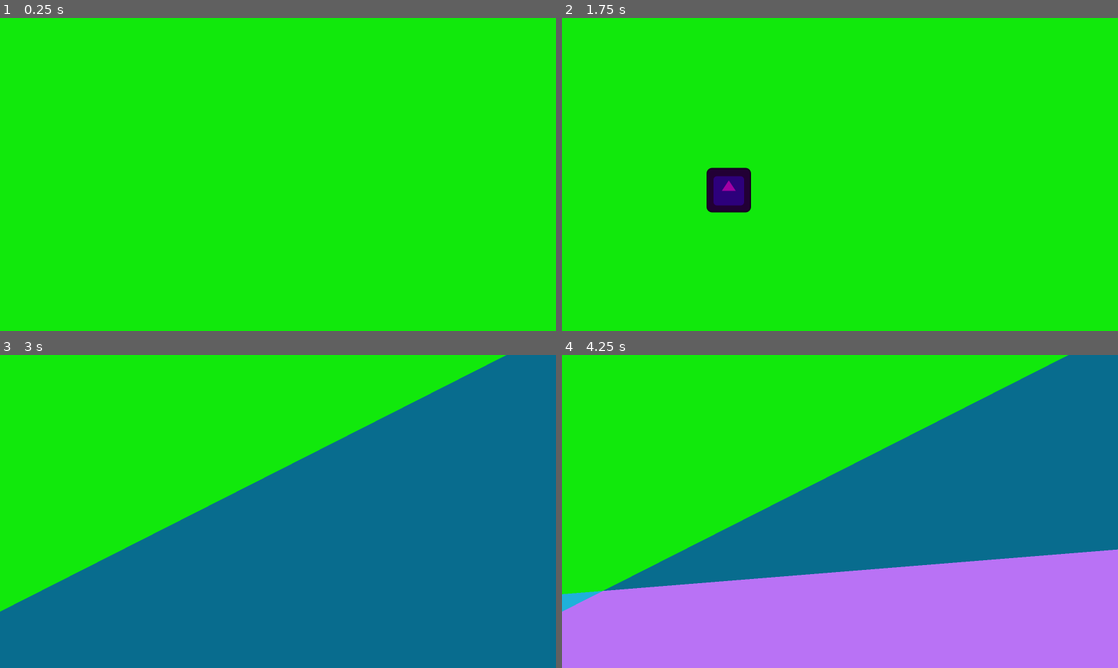
Above: before the commit, frames 1-4 (two rows, left to right).
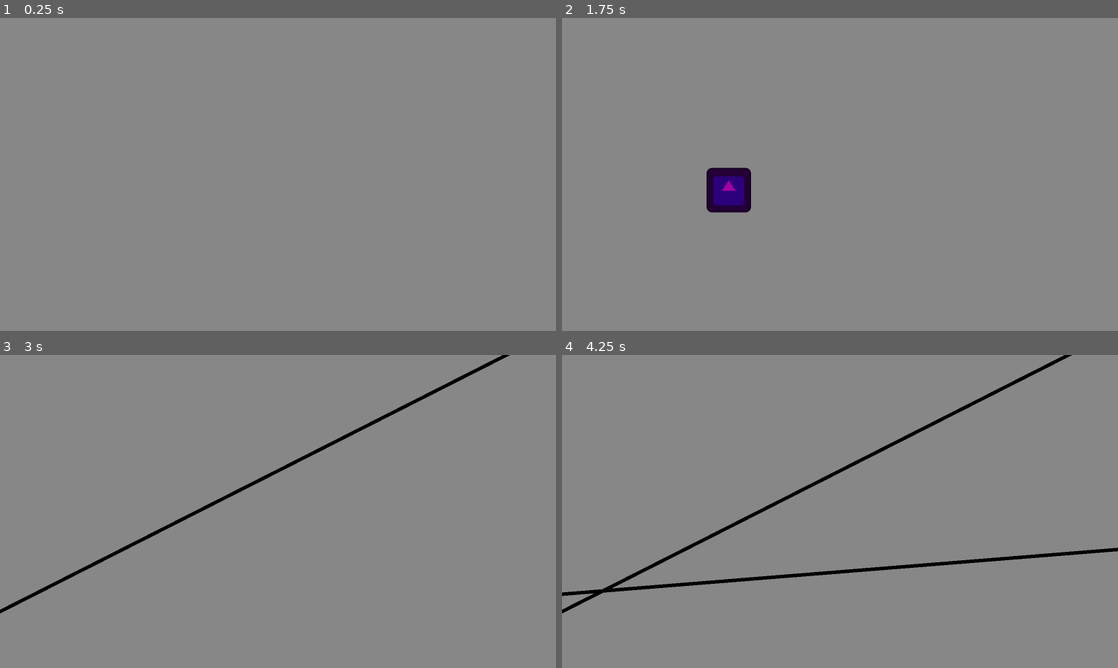
Above: after the commit, the same moments.

Repository: m-khadadeh/AberrationGame
Game: Godot game, scene res://00_Scenes/game_container.tscn
Two runs of this game, one before a commit and one after it. Both use one fixed random seed, a clock stepped at 60 frames per second and the inputs below. The engine's default icon, where the game draws it, is replaced by a stand-in: a white triangle on a blue panel in a dark square.
Inputs (mouse positions are in pixels of both pictures, inside the frame that each line leads up to):
- Up to frame 1 (0.25 s): no input
- Up to frame 2 (1.75 s): tap Enter at 0.5 s; move the mouse to (962, 158) at 0.52 s; press the mouse at (962, 158) at 0.53 s; right-click (962, 158) at 0.8 s; tap Space at 1.25 s; move the mouse to (728, 190) at 1.27 s; release the mouse at (728, 190) at 1.28 s; right-click (728, 190) at 1.35 s; click (728, 190) at 1.55 s
- Up to frame 3 (3 s): tap Enter at 2 s; move the mouse to (333, 442) at 2.02 s; press the mouse at (333, 442) at 2.03 s; right-click (333, 442) at 2.3 s; tap Space at 2.75 s; move the mouse to (250, 574) at 2.77 s; release the mouse at (250, 574) at 2.78 s; right-click (250, 574) at 2.85 s
- Up to frame 4 (4.25 s): click (812, 574) at 3.05 s; tap Enter at 3.5 s; move the mouse to (1006, 558) at 3.52 s; press the mouse at (1006, 558) at 3.53 s; right-click (1006, 558) at 3.8 s

The runs differ from the first frame. In frame 1, 100% of the frame differs, in the area x 0-100%, y 0-100%; in frame 2, 99%; in frame 3, 100%; in frame 4, 100%.

Commit message:
gutters and button hover logic

Diff:
--- a/00_Scenes/game_container.tscn
+++ b/00_Scenes/game_container.tscn
@@ -1,7 +1,12 @@
-[gd_scene load_steps=2 format=3 uid="uid://hk1b21854g0g"]
+[gd_scene load_steps=3 format=3 uid="uid://hk1b21854g0g"]
 
 [ext_resource type="Script" path="res://01_Scripts/game_container.gd" id="1_dmtw6"]
+[ext_resource type="PackedScene" uid="uid://lmvuxd3sugcn" path="res://00_Scenes/gutter_manager.tscn" id="2_x50wr"]
 
 [node name="GameContainer" type="Node2D"]
 script = ExtResource("1_dmtw6")
-split_padding = 7.0
+split_padding = 10.0
+
+[node name="GutterManager" parent="." instance=ExtResource("2_x50wr")]
+
+[node name="ButtonParent" type="Node2D" parent="."]
--- /dev/null
+++ b/00_Scenes/gutter_manager.tscn
@@ -0,0 +1,6 @@
+[gd_scene load_steps=2 format=3 uid="uid://lmvuxd3sugcn"]
+
+[ext_resource type="Script" path="res://01_Scripts/gutter_manager.gd" id="1_yt231"]
+
+[node name="GutterManager" type="Node2D"]
+script = ExtResource("1_yt231")
--- /dev/null
+++ b/00_Scenes/gutter_polygon.tscn
@@ -0,0 +1,14 @@
+[gd_scene load_steps=2 format=3 uid="uid://6fvcld2htr4g"]
+
+[ext_resource type="Script" path="res://01_Scripts/gutter_polygon.gd" id="1_dr0d8"]
+
+[node name="GutterPolygon" type="Polygon2D"]
+z_index = 1
+color = Color(0, 0, 0, 1)
+script = ExtResource("1_dr0d8")
+
+[node name="Area2D" type="Area2D" parent="."]
+collision_layer = 2
+
+[node name="CollisionPolygon2D" type="CollisionPolygon2D" parent="Area2D"]
+polygon = PackedVector2Array(0, 0, 0, 0, 0, 0, 0, 0)
--- /dev/null
+++ b/00_Scenes/splittable_button.tscn
@@ -0,0 +1,11 @@
+[gd_scene load_steps=3 format=3 uid="uid://8fgnngbkp6og"]
+
+[ext_resource type="Script" path="res://01_Scripts/splittable_button.gd" id="1_00cop"]
+[ext_resource type="PackedScene" uid="uid://bi2tij4ucel8j" path="res://00_Scenes/splittable_polygon.tscn" id="1_4nu50"]
+
+[node name="SplittableButton" type="Node2D"]
+script = ExtResource("1_00cop")
+regular_color = Color(0.533333, 0.533333, 0.533333, 1)
+hover_color = Color(0.882353, 0.882353, 0.882353, 1)
+
+[node name="SplittablePolygon" parent="." instance=ExtResource("1_4nu50")]
--- a/00_Scenes/splittable_polygon.tscn
+++ b/00_Scenes/splittable_polygon.tscn
@@ -10,6 +10,3 @@
 
 [node name="CollisionPolygon2D" type="CollisionPolygon2D" parent="Area2D"]
 polygon = PackedVector2Array(0, 0, 0, 0, 0, 0, 0, 0)
-
-[connection signal="mouse_entered" from="Area2D" to="." method="_on_area_2d_mouse_entered"]
-[connection signal="mouse_exited" from="Area2D" to="." method="_on_area_2d_mouse_exited"]
--- a/00_Scenes/splitter.tscn
+++ b/00_Scenes/splitter.tscn
@@ -4,6 +4,7 @@
 [ext_resource type="Texture2D" uid="uid://bcu7g1xggr0tn" path="res://icon.svg" id="2_64kgg"]
 
 [node name="Splitter" type="Node2D"]
+z_index = 3
 script = ExtResource("1_j11w1")
 height_padding = 50.0
 snap_range = 40.0
--- a/01_Scripts/game_container.gd
+++ b/01_Scripts/game_container.gd
@@ -1,9 +1,12 @@
 extends Node2D
 
-@onready var polygon_scene = preload(("res://00_Scenes/splittable_polygon.tscn"))
-@onready var splitter_scene = preload("res://00_Scenes/splitter.tscn")
+@onready var _button_scene : PackedScene = preload("res://00_Scenes/splittable_button.tscn")
+@onready var _splitter_scene : PackedScene = preload("res://00_Scenes/splitter.tscn")
 
-var _polygon_array : Array
+@onready var _gutter_parent : GutterManager = $GutterManager
+@onready var _button_parent : Node2D = $ButtonParent
+
+var _button_array : Array
 var _line_array : Array
 var _current_splitter : Splitter
 var _screen_corners : PackedVector2Array
@@ -16,6 +19,8 @@
 
 # Called when the node enters the scene tree for the first time.
 func _ready():
+	_button_array.clear()
+
 	_screen_corners.append(Vector2(0,0))
 	_screen_corners.append(Vector2(get_viewport_rect().size.x, 0))
 	_screen_corners.append(Vector2(get_viewport_rect().size.x, get_viewport_rect().size.y))
@@ -38,22 +43,23 @@
 	polygon_edge_dictionary[_screen_corners[2]] = starting_polygon_segments[2]
 	polygon_edge_dictionary[_screen_corners[3]] = starting_polygon_segments[3]
 
-	_polygon_array.append(_create_polygon(polygon_edge_dictionary))
+	_button_array.append(_create_button(polygon_edge_dictionary))
 
 	recalculate_points_of_intersection()
+	switch_state_to(GameState.SELECTING_BUTTONS)
 
 # Called every frame. 'delta' is the elapsed time since the previous frame.
 func _process(delta):
 	pass
 
-func _create_polygon(edge_dictionary : Dictionary) -> SplittablePolygon:
-	var new_polygon : SplittablePolygon
-	new_polygon = polygon_scene.instantiate()
-	add_child(new_polygon)
+func _create_button(edge_dictionary : Dictionary) -> SplittableButton:
+	var new_button : SplittableButton
+	new_button = _button_scene.instantiate()
+	add_child(new_button)
 
-	new_polygon.initialize(edge_dictionary)
+	new_button.initialize(edge_dictionary, _gutter_parent)
 
-	return new_polygon
+	return new_button
 
 func _input(event):
 	match current_state:
@@ -74,26 +80,39 @@
 			var line_data = _current_splitter.get_line_data()
 			_line_array.append(line_data)
 			recalculate_points_of_intersection()
-			var polygons_to_append : Array
-			for polygon in _polygon_array:
-				var new_polys = polygon.split_across_line(line_data)
-				if new_polys.size() != 1:
-					(polygon as SplittablePolygon).initialize(new_polys[0], false)
-					var new_poly : SplittablePolygon
-					new_poly = polygon_scene.instantiate()
-					add_child(new_poly)
-					new_poly.initialize(new_polys[1])
-					polygons_to_append.append(new_poly)
-			for polygon in polygons_to_append:
-				_polygon_array.append(polygon)
+			var buttons_to_append : Array
+			for button in _button_array:
+				var new_button_dicts = button.split_across_line(line_data)
+				if new_button_dicts.size() != 1:
+					button.initialize(new_button_dicts[0], _gutter_parent, false)
+					var new_button : SplittableButton
+					new_button = _button_scene.instantiate()
+					_button_parent.add_child(new_button)
+					new_button.initialize(new_button_dicts[1], _gutter_parent)
+					buttons_to_append.append(new_button)
+			for button in buttons_to_append:
+				_button_array.append(button)
+
+			var scaled_normal_vector = Vector2(line_data.direction_vector.y, -line_data.direction_vector.x).normalized() * split_padding / 2
+			var gutter_points : PackedVector2Array
+			gutter_points.append(line_data.drawing_endpoints[0] + scaled_normal_vector)
+			gutter_points.append(line_data.drawing_endpoints[0] - scaled_normal_vector)
+			gutter_points.append(line_data.drawing_endpoints[1] - scaled_normal_vector)
+			gutter_points.append(line_data.drawing_endpoints[1] + scaled_normal_vector)
+			_gutter_parent.add_gutter(gutter_points)
+
 			_current_splitter.queue_free()
 
 	# State enter logic
 	match new_state:
 		GameState.SELECTING_BUTTONS:
+			for button in _button_array:
+				button.on_enter_button_selection_game_state()
 			pass
 		GameState.SLICING:
-			var new_splitter = splitter_scene.instantiate()
+			for button in _button_array:
+				button.on_exit_button_selection_game_state()
+			var new_splitter = _splitter_scene.instantiate()
 			add_child(new_splitter)
 			new_splitter.initialize(_points_of_intersection)
 			_current_splitter = new_splitter
--- /dev/null
+++ b/01_Scripts/gutter_manager.gd
@@ -0,0 +1,45 @@
+class_name GutterManager
+extends Node2D
+
+@onready var _gutter_scene : PackedScene = preload("res://00_Scenes/gutter_polygon.tscn")
+var _hovered : Array
+
+var gutters_hovered : bool
+
+signal gutters_entered
+signal gutters_exited
+
+# Called when the node enters the scene tree for the first time.
+func _ready():
+	_hovered.clear()
+	gutters_hovered = false
+
+func add_gutter(points : PackedVector2Array):
+	var new_gutter = _gutter_scene.instantiate() as GutterPolygon
+	add_child(new_gutter)
+	var index = _hovered.size()
+	_hovered.append(false)
+	new_gutter.area.mouse_entered.connect(on_mouse_entered_gutter.bind(index))
+	new_gutter.area.mouse_exited.connect(on_mouse_exited_gutter.bind(index))
+	new_gutter.initialize(points)
+
+func on_mouse_entered_gutter(gutter_index: int):
+	_hovered[gutter_index] = true
+	calculate_gutters_hovered()
+
+func on_mouse_exited_gutter(gutter_index: int):
+	_hovered[gutter_index] = false
+	calculate_gutters_hovered()
+
+func calculate_gutters_hovered():
+	var running_bool = false
+	var index = 0
+	while index < _hovered.size() and not running_bool:
+		running_bool = running_bool or _hovered[index]
+		index += 1
+	if running_bool != gutters_hovered:
+		if running_bool:
+			gutters_entered.emit()
+		else:
+			gutters_exited.emit()
+	gutters_hovered = running_bool
--- /dev/null
+++ b/01_Scripts/gutter_polygon.gd
@@ -0,0 +1,10 @@
+class_name GutterPolygon
+extends Polygon2D
+
+@onready var area : Area2D = $Area2D
+@onready var collider : CollisionPolygon2D = $Area2D/CollisionPolygon2D
+
+func initialize(points : PackedVector2Array):
+	polygon = points
+	collider.polygon = points
+	pass
--- a/01_Scripts/line_data.gd
+++ b/01_Scripts/line_data.gd
@@ -3,11 +3,15 @@
 var direction_vector : Vector2
 var single_point: Vector2
 
+var drawing_endpoints : Array
+
 enum PointRelationship {LEFT, RIGHT}
 
-func _init(_point : Vector2, _direction : Vector2):
+func _init(_point : Vector2, _direction : Vector2, endpoints = null):
 	direction_vector = _direction.normalized()
 	single_point = _point
+	if endpoints != null:
+		drawing_endpoints = endpoints
 
 func get_point_at_parameter(t : float) -> Vector2:
 	return single_point + (t * direction_vector)
--- /dev/null
+++ b/01_Scripts/splittable_button.gd
@@ -0,0 +1,119 @@
+class_name SplittableButton
+
+extends Node2D
+
+@export var regular_color : Color
+@export var hover_color: Color
+
+@onready var polygon : SplittablePolygon = $SplittablePolygon
+
+@onready var _mouse_on_button : bool = false
+@onready var _mouse_on_gutters : bool = false
+@onready var _can_select_buttons : bool = false
+
+enum State {NORMAL, HOVERED, HELD, HELD_UNHOVERED, LOCKED}
+@onready var state : State = State.NORMAL
+
+# Called when the node enters the scene tree for the first time.
+func _ready():
+	polygon.area.mouse_entered.connect(on_mouse_enter_button)
+	polygon.area.mouse_exited.connect(on_mouse_exit_button)
+
+func initialize(edge_dictionary : Dictionary, gutter_manager : GutterManager, reset = true):
+	polygon.initialize(edge_dictionary, regular_color)
+	if reset:
+		gutter_manager.gutters_entered.connect(on_gutters_hovered)
+		gutter_manager.gutters_exited.connect(on_gutters_unhovered)
+
+func split_across_line(line : LineData) -> Array:
+	return polygon.split_across_line(line)
+
+func on_mouse_enter_button():
+	_mouse_on_button = true
+	hover_check()
+
+func on_mouse_exit_button():
+	_mouse_on_button = false
+	hover_check()
+
+func on_gutters_hovered():
+	_mouse_on_gutters = true
+	hover_check()
+
+func on_gutters_unhovered():
+	_mouse_on_gutters = false
+	hover_check()
+
+func on_enter_button_selection_game_state():
+	_can_select_buttons = true
+	hover_check()
+
+func on_exit_button_selection_game_state():
+	_can_select_buttons = false
+	hover_check()
+
+func run_button_logic():
+	# Button logic here
+	pass
+
+func show_button_hover_effects(show : bool):
+	#Button hover effects here
+	if show:
+		polygon.color = hover_color
+	else:
+		polygon.color = regular_color
+	pass
+
+func switch_state(new_state : State):
+	# exit logic
+	match state:
+		State.NORMAL:
+			pass
+		State.HOVERED:
+			if new_state == State.HELD:
+				# button has been clicked under proper conditions
+				run_button_logic()
+			if new_state != State.HOVERED:
+				show_button_hover_effects(false)
+		State.HELD:
+			pass
+		State.HELD_UNHOVERED:
+			pass
+		State.LOCKED:
+			pass
+
+	state = new_state
+
+	# entry logic
+	match state:
+		State.NORMAL:
+			pass
+		State.HOVERED:
+			show_button_hover_effects(true)
+		State.HELD:
+			pass
+		State.HELD_UNHOVERED:
+			pass
+		State.LOCKED:
+			pass
+
+func hover_check():
+	# If the button can reach or leave a hovered state, then check and move accordingly
+	# print("Hover check values: " + str(_mouse_on_button) + " " + str(_mouse_on_gutters))
+	match state:
+		State.NORMAL:
+			if _can_select_buttons and _mouse_on_button and not _mouse_on_gutters:
+				switch_state(State.HOVERED)
+		State.HOVERED:
+			if (not _can_select_buttons) or _mouse_on_gutters or not _mouse_on_button:
+				switch_state(State.NORMAL)
+		State.HELD:
+			if not _can_select_buttons:
+				switch_state(State.NORMAL)
+			elif _mouse_on_gutters or not _mouse_on_button:
+				switch_state(State.HELD_UNHOVERED)
+		State.HELD_UNHOVERED:
+			if not _can_select_buttons:
+				switch_state(State.NORMAL)
+			elif _mouse_on_button and not _mouse_on_gutters:
+				switch_state(State.HELD)
--- a/01_Scripts/splittable_polygon.gd
+++ b/01_Scripts/splittable_polygon.gd
@@ -3,7 +3,8 @@
 
 @export var error_tolerance : float
 
-@onready var collider = $Area2D/CollisionPolygon2D
+@onready var area : Area2D = $Area2D
+@onready var collider : CollisionPolygon2D = $Area2D/CollisionPolygon2D
 
 var _polygon_verts : Array
 var _segment_array: Array
@@ -17,7 +18,7 @@
 func _process(delta):
 	pass
 
-func initialize(edge_dictionary : Dictionary, random_color = true):
+func initialize(edge_dictionary : Dictionary, polygon_color : Color):
 	_edge_dictionary = edge_dictionary
 	var counter = 0
 	_polygon_verts.clear()
@@ -27,16 +28,7 @@
 	_segment_array = _edge_dictionary.values()
 	polygon = _edge_dictionary.keys()
 	collider.polygon = polygon
-	if random_color:
-		color = Color(randf(), randf(), randf())
-
-func _on_area_2d_mouse_entered():
-	#print("Mouse entered " + name)
-	pass
-
-func _on_area_2d_mouse_exited():
-	#print("Mouse exited " + name)
-	pass
+	color = polygon_color
 
 func split_across_line(line : LineData) -> Array:
 	var polygon0_verts : Array
--- a/01_Scripts/splitter.gd
+++ b/01_Scripts/splitter.gd
@@ -109,6 +109,6 @@
 			_end_marker_sprite.visible = false
 
 func get_line_data() -> LineData:
-	var line_data = LineData.new(_endpoints[0], (_endpoints[1] - _endpoints[0]).normalized())
+	var line_data = LineData.new(_endpoints[0], (_endpoints[1] - _endpoints[0]).normalized(), _endpoints)
 
 	return line_data
Not shown, added: 00_Scenes/spl2E6.tmp
